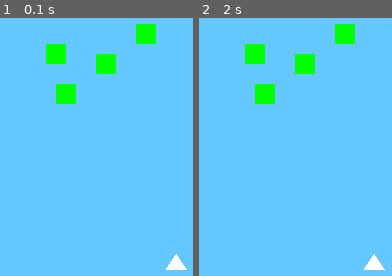
Above: before the commit, frames 1-2 (left to right).
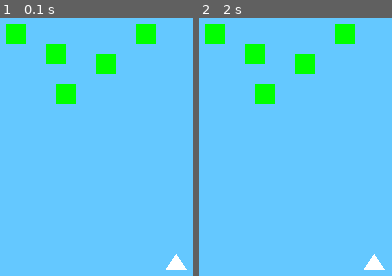
Above: after the commit, the same moments.

Repository: kamilutkumavi0/pythonegitim
Game: pygame game, started from pythonegitim/game.py
Two runs of this game, one before a commit and one after it. Both use one fixed random seed, a clock stepped at 60 frames per second and the inputs below.
Inputs:
- Up to frame 1 (0.1 s): no input
- Up to frame 2 (2 s): tap Space at 0.33 s; hold A from 1.67 s (still down)

The runs differ from the first frame. In frame 1, 0.8% of the frame differs, in the area x 3-14%, y 2-11%; in frame 2, 0.8%.

Commit message:
Add files via upload

Diff:
--- a/pythonegitim/game.py
+++ b/pythonegitim/game.py
@@ -37,7 +37,7 @@
                                              [210 + hareket, 275]])
     return dusman
 
-dusman = {"birinci": [[30,309], 3], "ikinci" : [[70,50], 3],
+dusman = {"birinci": [[30,30], 3], "ikinci" : [[70,50], 3],
           "ucuncu" : [[80,90], 3], "dorduncu" : [[120,60], 3],
           "besinci" : [[160,30], 3]}
 while True:
@@ -51,6 +51,7 @@
             if olay.key == pygame.K_SPACE:
                 dusman = ates(ekran, hareket, dusman)
     if kapat:
+        pygame.quit()
         break
     keys=pygame.key.get_pressed()
     if keys[pygame.K_a]:
@@ -67,6 +68,8 @@
         elif dusman[j][1] == 1:
             pygame.draw.rect(ekran, "red", pygame.Rect(dusman[j][0][0], dusman[j][0][1],20,20))
         dusman[j][0][1] += 0.001
+        if dusman[j][0][1] >= 280:
+            kapat = True
     pygame.draw.polygon(ekran, "white", [[200 + hareket, 260],
                                          [190 + hareket, 275],
                                          [210 + hareket, 275]])
